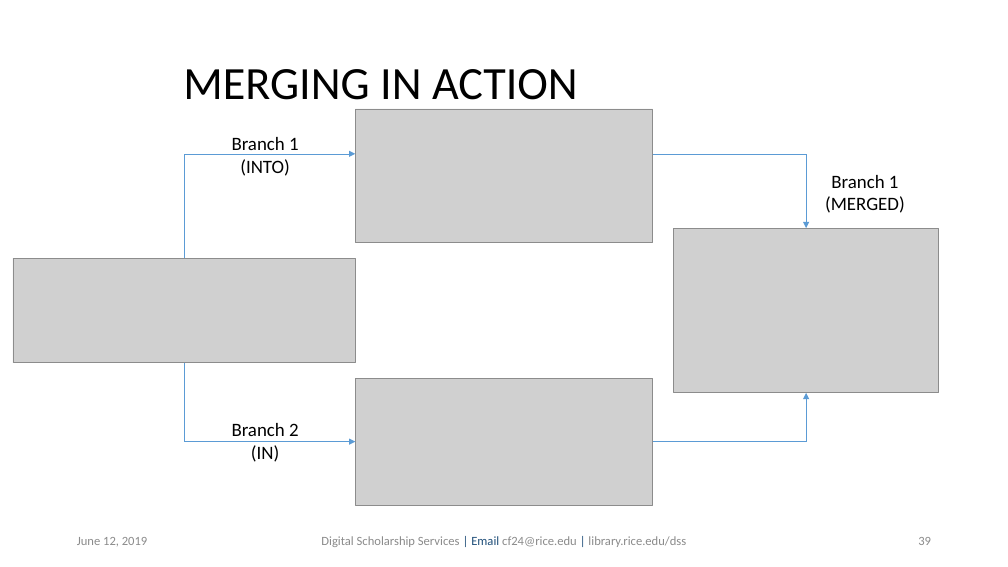
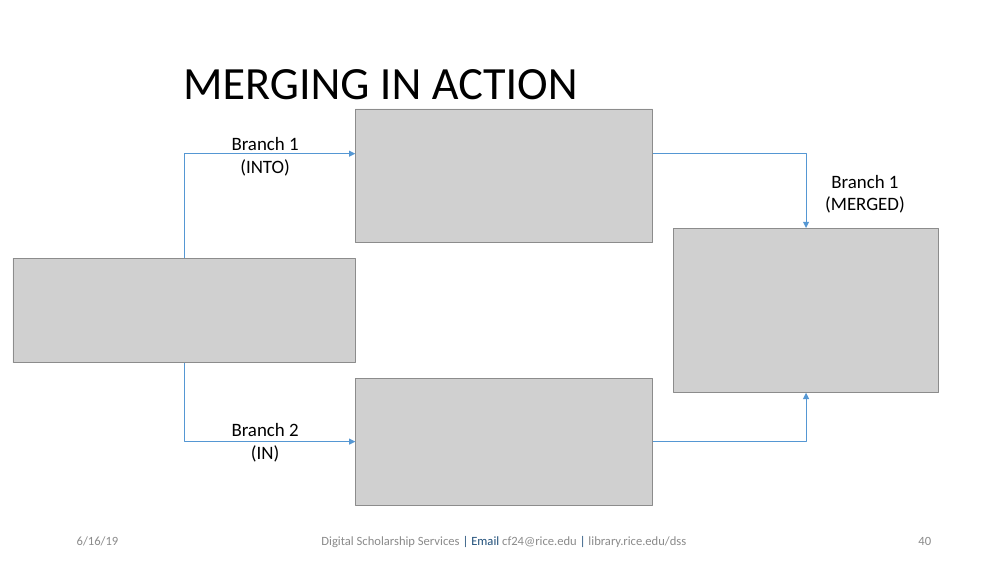
Before and after one commit to bakitybacon/rice-data-and-donuts, a slide deck: slide 40 of github/Introduction to Git & GitHub.pptx (slide 39 before the commit). Drawn at 1008x567 pixels with LibreOffice and Linux fonts; fonts in the diff are those of the drawing; grey boxes stand for pictures; background and template pictures are left out. Boxes give left, top, right and bottom in pixels: in the first picture for what was removed or moved away, otherwise in the second. Text is boxed around its words. In the diff, an @@ line names an element or a change of style, - is before the commit and + after.

```diff
--- a/github/Introduction to Git & GitHub.pptx
+++ b/github/Introduction to Git & GitHub.pptx
@@ text at box(77, 536, 119, 546): text changed; text colour #8C8C8C to #8B8B8B @@
-June 12, 2019
+6/16/19
@@ page number at box(918, 537, 931, 545): text changed; text colour #8C8C8C to #8B8B8B @@
-39
+40
```
Also in this commit, not shown: 43 other slides changed, 1 slide added, 1 other file.
